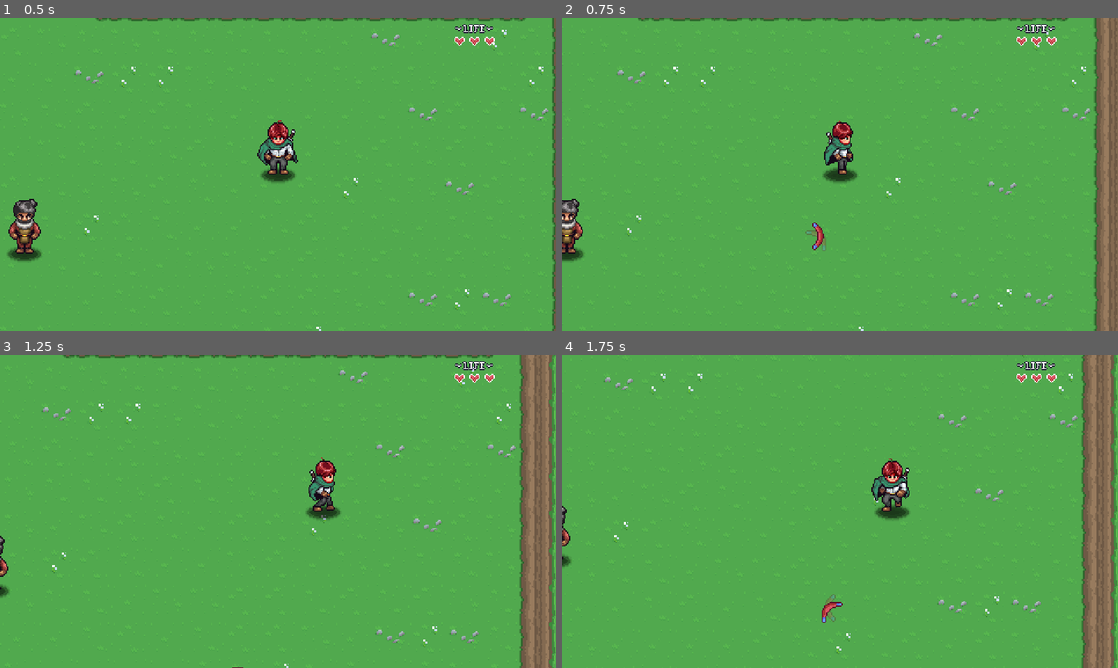
Above: before the commit, frames 1-4 (two rows, left to right).
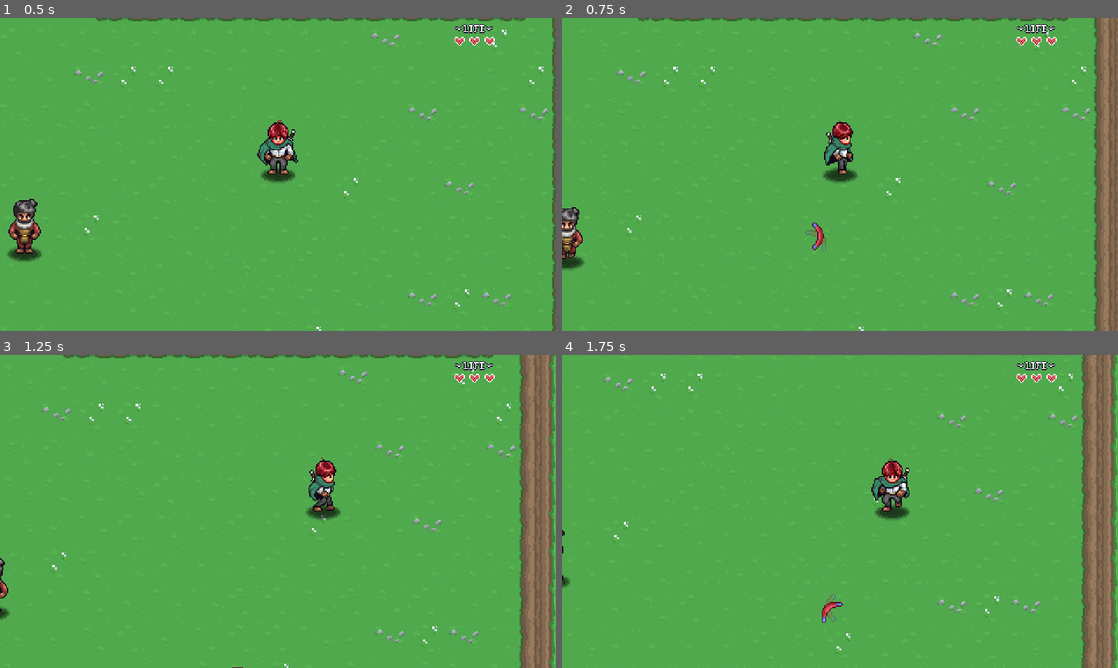
Above: after the commit, the same moments.

Repository: Tonkadora/ARPG
Game: Godot game, scene res://Levels/Area01/02.tscn
Same seed, same stepped clock (60 frames per second), same inputs: the game is played once before the commit and once after it. Sound files missing from this copy of the repository are replaced by a short silence.
Inputs:
- Up to frame 1 (0.5 s): no input
- Up to frame 2 (0.75 s): tap Enter at 0.5 s; hold Right (move_right) from 0.53 s (still down); hold R (ability) from 0.53 s (still down)
- Up to frame 3 (1.25 s): keep holding Right (move_right); keep holding R (ability)
- Up to frame 4 (1.75 s): release Right (move_right) at 1.28 s; release R (ability) at 1.28 s; hold Down (move_down) from 1.28 s (still down); tap Space (attack) at 1.35 s

Frame 1 is identical in both runs. In frame 2, 0.7% of the frame differs, in the area x 0-4%, y 57-81%; in frame 3, 0.2%; in frame 4, 0.2%.

Commit message:
npc mone

Diff:
--- a/Levels/Area01/02.tscn
+++ b/Levels/Area01/02.tscn
@@ -121,4 +121,4 @@
 position = Vector2(537, 263)
 npc_resource = ExtResource("8_gskuo")
 
-[node name="NPCBehaviorWander" parent="NPC" instance=ExtResource("8_hs4lb")]
+[node name="NPCWanderBehavior" parent="NPC" instance=ExtResource("8_hs4lb")]
--- a/NPC/Scripts/npc.gd
+++ b/NPC/Scripts/npc.gd
@@ -10,6 +10,7 @@
 var state: String = "idle"
 var direction: Vector2 = Vector2.DOWN
 var direction_name: String = "down"
+var do_behavior: bool = true
 
 @onready var sprite: Sprite2D = $Sprite2D
 @onready var animation: AnimationPlayer = $AnimationPlayer
@@ -19,7 +20,7 @@
 	set_up_npc()
 	if Engine.is_editor_hint():
 		return
-
+	do_behavior_enabled.emit()
 
 func _physics_process(delta):
 	move_and_slide()
@@ -52,7 +53,7 @@
 func update_direction_name():
 	var threshold: float = 0.45
 	if direction.y < -threshold:
-		direction_name = " up"
+		direction_name = "up"
 	elif direction	.y > threshold:
 		direction_name = "down"
 	elif direction.x > threshold || direction.x < - threshold:
--- a/NPC/Scripts/npc_behavior.gd
+++ b/NPC/Scripts/npc_behavior.gd
@@ -10,7 +10,7 @@
 	var p = get_parent()
 	if p is NPC:
 		npc = p as NPC
-		#connect to signal
+		npc.do_behavior_enabled.connect(start)
 
 
 func start() -> void:
--- a/NPC/Scripts/npc_behavior_wander.gd
+++ b/NPC/Scripts/npc_behavior_wander.gd
@@ -21,16 +21,38 @@
 	original_positon = npc.global_position
 
 
+func _process(delta):
+	if Engine.is_editor_hint():
+		return
+
+	if abs(global_position.distance_to(original_positon)) > wander_range * 32:
+		npc.velocity *= -1
+		npc.direction *= -1
+		npc.update_direction(global_position + npc.direction)
+		npc.update_animation()
+
 func start() -> void:
 	#IDLE
-
+	if npc.do_behavior == false:
+		return
+	npc.state = "idle"
+	npc.velocity = Vector2.ZERO
+	npc.update_animation()
+	await get_tree().create_timer(randf() * idle_duration + idle_duration * 0.5).timeout
 	#WALK
-
+	npc.state = "walk"
+	var dir = DIRECTIONS[randi_range(0,3)]
+	npc.direction = dir
+	npc.velocity = wander_speed * dir
+	npc.update_direction(global_position + dir)
+	npc.update_animation()
+	await get_tree().create_timer(randf() * wander_duration + wander_duration * 0.5).timeout
 	#REPEAT
-
-	pass
+	if npc.do_behavior == false:
+		return
+	start()
 
 
 func set_wander_range(v: int) -> void:
 	wander_range = v
-	collision_shape_2d.shape.range = v * 32
+	collision_shape_2d.shape.radius = v * 32
--- a/NPC/npc.tscn
+++ b/NPC/npc.tscn
@@ -4,8 +4,9 @@
 [ext_resource type="Texture2D" uid="uid://b2e5s82synaes" path="res://NPC/Sprites/npc_sprite.png" id="2_ks1vx"]
 [ext_resource type="Texture2D" uid="uid://cpubnq0mx7lv3" path="res://Player/Sprites/Shadow.png" id="3_cy0sf"]
 
-[sub_resource type="Animation" id="Animation_rl7q2"]
+[sub_resource type="Animation" id="Animation_ojtos"]
 resource_name = "idle_down"
+step = 0.1
 tracks/0/type = "value"
 tracks/0/imported = false
 tracks/0/enabled = true
@@ -19,23 +20,8 @@
 "values": [0]
 }
 
-[sub_resource type="Animation" id="Animation_c4gs8"]
+[sub_resource type="Animation" id="Animation_0gs38"]
 length = 0.001
-tracks/0/type = "value"
-tracks/0/imported = false
-tracks/0/enabled = true
-tracks/0/path = NodePath("Sprite2D:frame")
-tracks/0/interp = 1
-tracks/0/loop_wrap = true
-tracks/0/keys = {
-"times": PackedFloat32Array(0),
-"transitions": PackedFloat32Array(1),
-"update": 1,
-"values": [0]
-}
-
-[sub_resource type="Animation" id="Animation_ydsnx"]
-resource_name = "idle_up"
 tracks/0/type = "value"
 tracks/0/imported = false
 tracks/0/enabled = true
@@ -49,8 +35,25 @@
 "values": [1]
 }
 
-[sub_resource type="Animation" id="Animation_7j6te"]
+[sub_resource type="Animation" id="Animation_nvx4q"]
+resource_name = "idle_up"
+step = 0.1
+tracks/0/type = "value"
+tracks/0/imported = false
+tracks/0/enabled = true
+tracks/0/path = NodePath("Sprite2D:frame")
+tracks/0/interp = 1
+tracks/0/loop_wrap = true
+tracks/0/keys = {
+"times": PackedFloat32Array(0),
+"transitions": PackedFloat32Array(1),
+"update": 1,
+"values": [1]
+}
+
+[sub_resource type="Animation" id="Animation_ur157"]
 resource_name = "idle_side"
+step = 0.1
 tracks/0/type = "value"
 tracks/0/imported = false
 tracks/0/enabled = true
@@ -118,15 +121,15 @@
 "values": [11, 12, 13, 14, 13, 12]
 }
 
-[sub_resource type="AnimationLibrary" id="AnimationLibrary_ptchf"]
+[sub_resource type="AnimationLibrary" id="AnimationLibrary_gh7hj"]
 _data = {
-"RESET": SubResource("Animation_c4gs8"),
-"idle_down": SubResource("Animation_rl7q2"),
-"idle_side": SubResource("Animation_7j6te"),
-"idle_up": SubResource("Animation_ydsnx"),
-"walk_down": SubResource("Animation_0lbyd"),
-"walk_side": SubResource("Animation_clpqh"),
-"walk_up": SubResource("Animation_pl4ru")
+"RESET": SubResource("Animation_0gs38"),
+"idle_down": SubResource("Animation_ojtos"),
+"idle_side": SubResource("Animation_ur157"),
+"idle_up": SubResource("Animation_nvx4q"),
+"walk_down": SubResource("Animation_svj0w"),
+"walk_side": SubResource("Animation_sgoyl"),
+"walk_up": SubResource("Animation_x7u2t")
 }
 
 [sub_resource type="CapsuleShape2D" id="CapsuleShape2D_2t46r"]
@@ -141,6 +144,7 @@
 position = Vector2(0, -21)
 texture = ExtResource("2_ks1vx")
 hframes = 15
+frame = 1
 
 [node name="ShadowSprite" type="Sprite2D" parent="Sprite2D"]
 modulate = Color(0, 0, 0, 0.670588)
--- a/NPC/npc_behavior_wander.tscn
+++ b/NPC/npc_behavior_wander.tscn
@@ -3,10 +3,11 @@
 [ext_resource type="Script" path="res://NPC/Scripts/npc_behavior_wander.gd" id="1_cg0wg"]
 
 [sub_resource type="CircleShape2D" id="CircleShape2D_ymeiv"]
+radius = 64.0
 
 [node name="NPCWanderBehavior" type="Node2D"]
 script = ExtResource("1_cg0wg")
 
 [node name="CollisionShape2D" type="CollisionShape2D" parent="."]
 shape = SubResource("CircleShape2D_ymeiv")
-debug_color = Color(0.505882, 0.568627, 0.286275, 0.0509804)
+debug_color = Color(0.505882, 0.568627, 0.286275, 0.478431)
Not shown: 4 places in NPC/npc.tscn that only renumber resources
